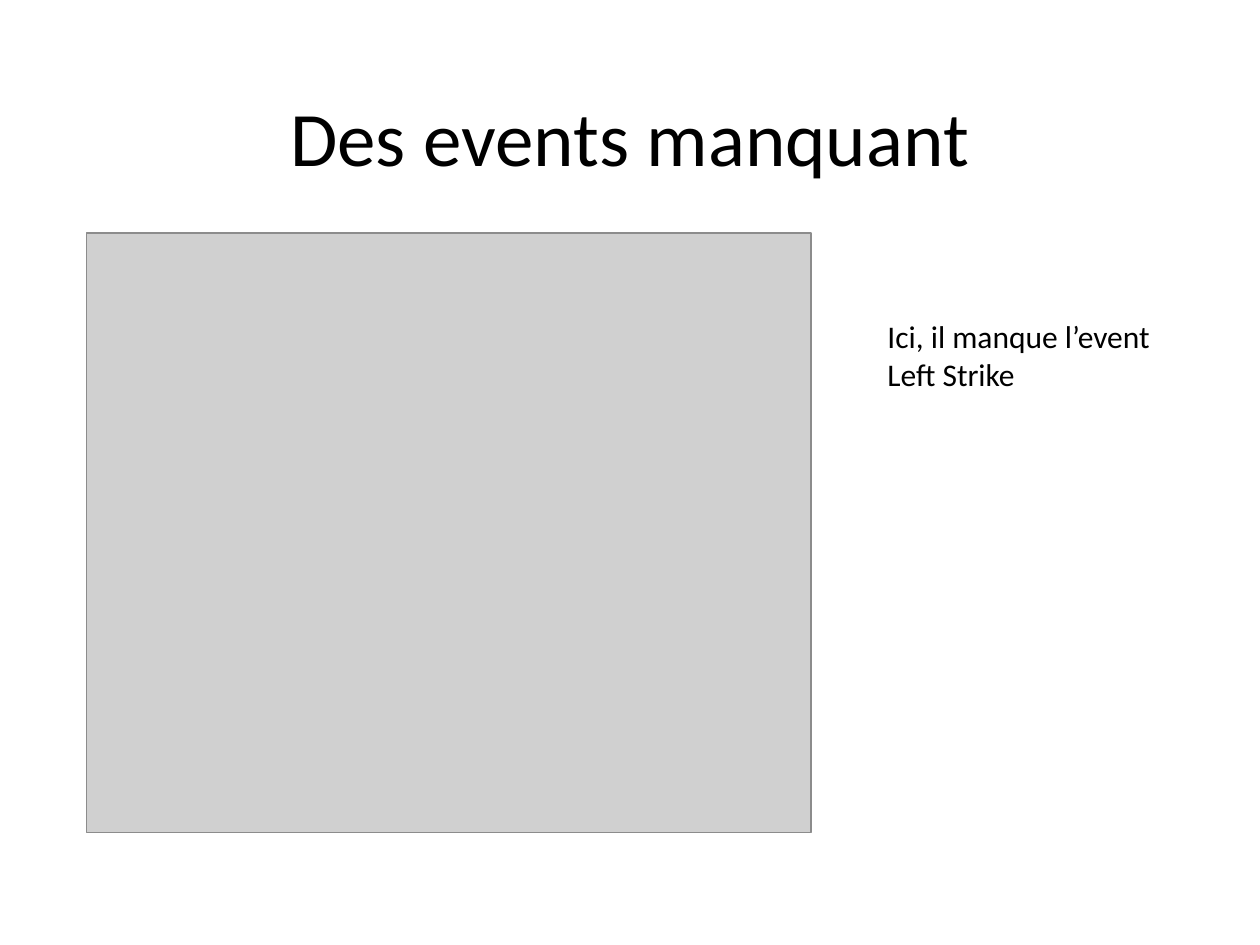
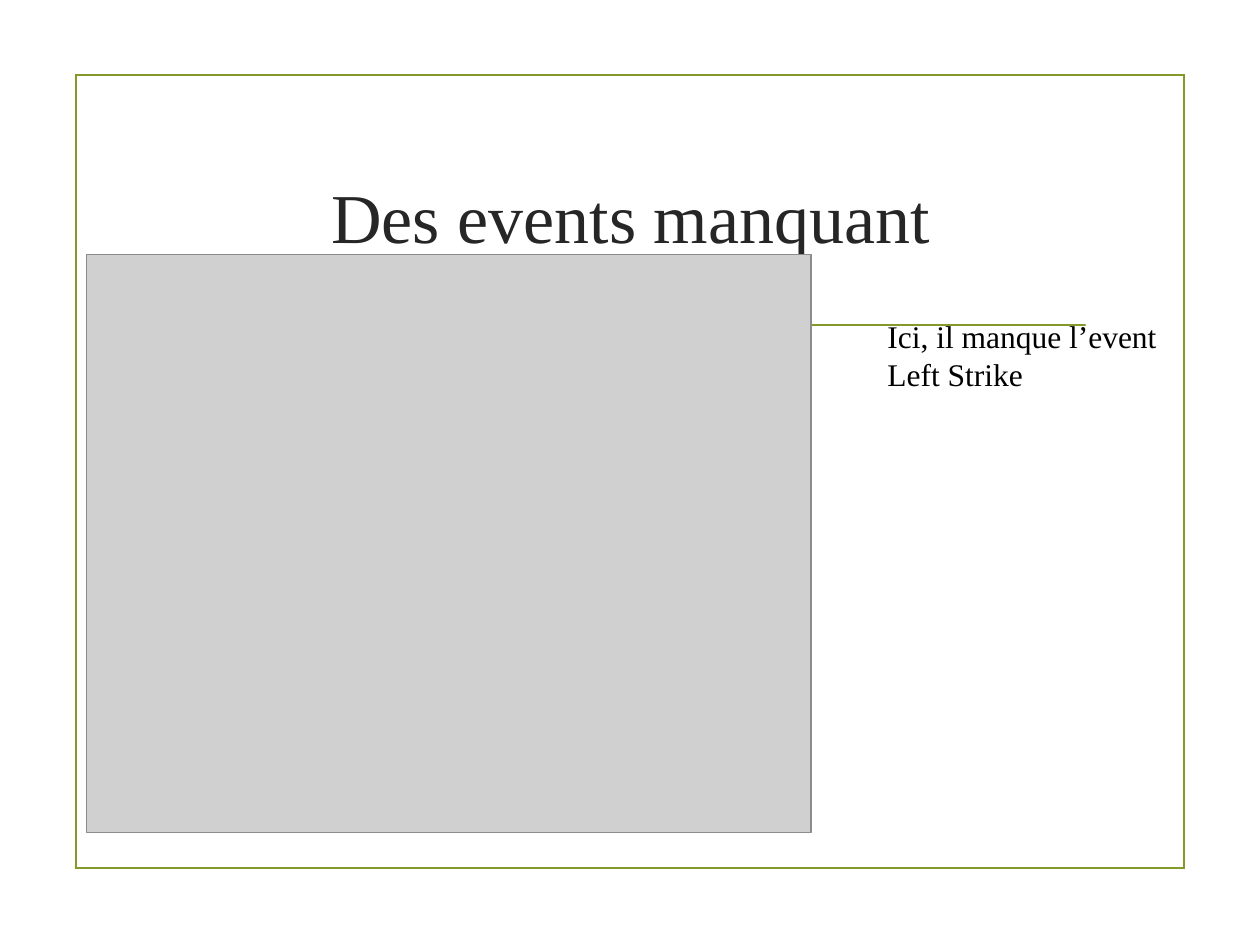
Before and after one commit to staufga0/DM_Project, a slide deck: slide 8 of Data Mining Presentation.pptm. Drawn at 1260x945 pixels with LibreOffice and Linux fonts; fonts in the diff are those of the drawing; grey boxes stand for pictures; background and template pictures are left out. Boxes give left, top, right and bottom in pixels: in the first picture for what was removed or moved away, otherwise in the second. Text is boxed around its words. In the diff, an @@ line names an element or a change of style, - is before the commit and + after.

```diff
--- a/Data Mining Presentation.pptm
+++ b/Data Mining Presentation.pptm
@@ rectangle added at [77, 74, 1184, 868], outline #83992A 1.25 pt @@
@@ title "Des events manquant": place and size @@
-title "Des events manquant" at [290, 116, 969, 179]
+title "Des events manquant" at [332, 197, 930, 257]
@@ title "Des events manquant" at [332, 197, 930, 257]: size 44 to 40 pt, font Calibri to Times New Roman, text colour #000000 to #262626; line spacing 0.9 to 1 @@
@@ picture: place and size @@
-picture at [87, 233, 811, 833]
+picture at [87, 255, 811, 833]
@@ line added from (176, 325) to (1085, 325), #83992A 1.25 pt @@
@@ text "Ici, il manque l’event" at [887, 324, 1156, 387]: font Calibri to Times New Roman @@
```
Also in this commit, not shown: 27 other slides changed, 6 slides added, 6 slides removed.
